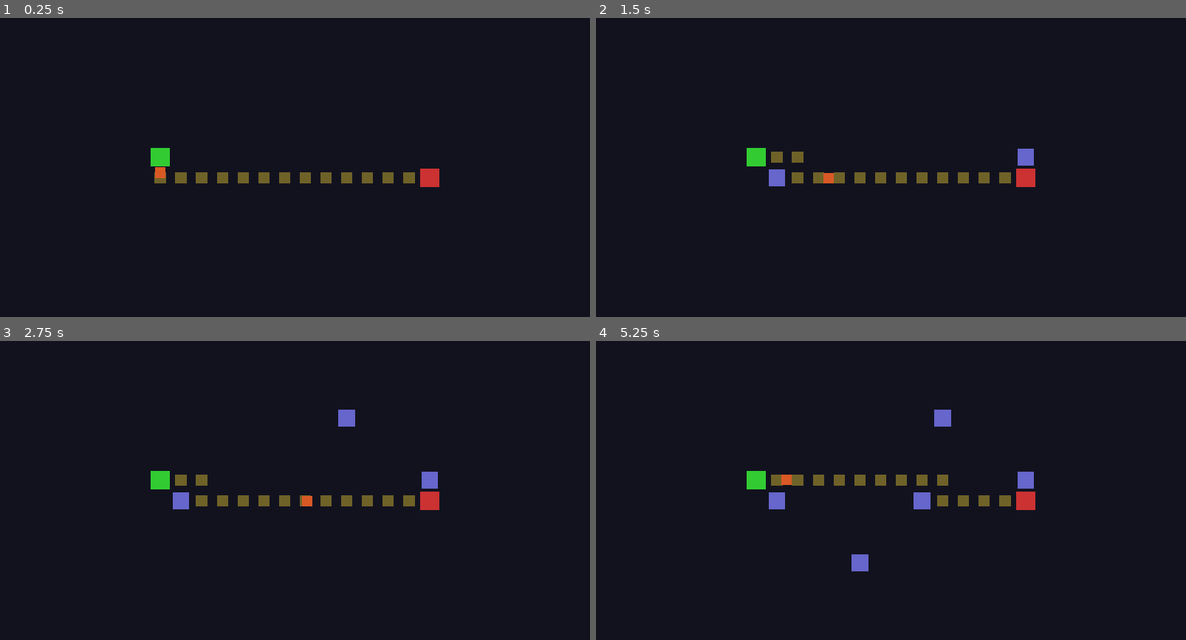
Above: before the commit, frames 1-4 (two rows, left to right).
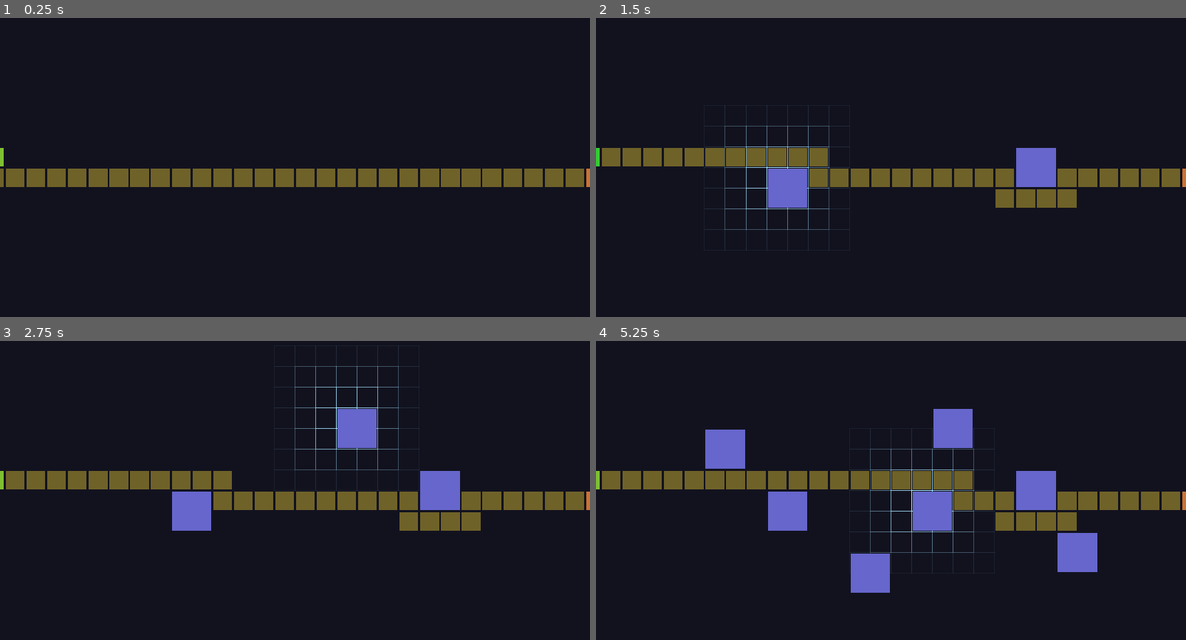
Above: after the commit, the same moments.

Repository: TimGoergen/critter-quitters
Game: Godot game, scene res://Main.tscn
The game is run twice, just before and just after one commit, with the same random seed, the same clock (stepped at 60 frames per second) and the same inputs.
Inputs (mouse positions are in pixels of both pictures, inside the frame that each line leads up to):
- Up to frame 1 (0.25 s): no input
- Up to frame 2 (1.5 s): tap Enter at 0.5 s; move the mouse to (1020, 149) at 0.52 s; click (1020, 149) at 0.67 s; move the mouse to (773, 185) at 1.27 s; click (773, 185) at 1.42 s
- Up to frame 3 (2.75 s): move the mouse to (354, 418) at 2.02 s; click (354, 418) at 2.17 s
- Up to frame 4 (5.25 s): tap Space at 2.75, 5 s; move the mouse to (861, 556) at 2.77 s; click (861, 556) at 2.92 s; move the mouse to (1068, 541) at 3.52 s; click (1068, 541) at 3.67 s; tap Enter at 4.25 s; move the mouse to (714, 439) at 4.27 s; click (714, 439) at 4.42 s; move the mouse to (920, 490) at 5.02 s; click (920, 490) at 5.17 s

The runs differ from the first frame. In frame 1, 4.9% of the frame differs, in the area x 0-100%, y 43-57%; in frame 2, 7.4%; in frame 3, 8.2%; in frame 4, 11%, in the area x 0-100%, y 22-85%.

Commit message:
GDD v0.11 — sync to Phase 1 prototype implementation
Grid size updated to 30×30, trap footprint updated to 2×2, cursor
glow behaviour updated to radial always-on. GDD updated to match.

Co-Authored-By: Claude Sonnet 4.6 <noreply@anthropic.com>

Diff:
--- a/game/arena/Arena.gd
+++ b/game/arena/Arena.gd
@@ -33,6 +33,10 @@
 const COLOR_EXIT      := Color(0.80, 0.20, 0.20, 1.0)   # red
 const COLOR_TRAP      := Color(0.40, 0.40, 0.80, 1.0)   # blue-grey box
 const COLOR_PATH      := Color(0.80, 0.70, 0.20, 0.5)   # yellow, semi-transparent
+const COLOR_GRID_GLOW := Color(0.65, 0.90, 1.0)         # cool blue-white for cursor glow
+
+## How many cells outward from the cursor the grid glow extends.
+const GRID_GLOW_RADIUS: int = 3
 
 
 # ---------------------------------------------------------------------------
@@ -50,9 +54,12 @@
 # Private state
 # ---------------------------------------------------------------------------
 
-# Keeps track of which MeshInstance3D represents each placed trap so we
-# can remove the visual when the trap is sold or destroyed by an obstacle.
-var _trap_nodes: Dictionary = {}          # Vector2i -> MeshInstance3D
+# Maps the anchor cell (top-left of the 2x2 footprint) to its visual node.
+var _trap_nodes: Dictionary = {}          # anchor Vector2i -> MeshInstance3D
+
+# Maps every cell in a trap's 2x2 footprint back to that trap's anchor cell.
+# Used to find and remove the whole trap when the player clicks any of its cells.
+var _trap_anchors: Dictionary = {}        # Vector2i -> anchor Vector2i
 
 # Path marker nodes spawned each time the path updates. Cleared and
 # rebuilt on every path_updated signal.
@@ -61,6 +68,10 @@
 # All enemy nodes currently active on the arena.
 # Each enemy is forwarded path updates so it can reroute in real time.
 var _active_enemies: Array[Node3D] = []
+
+# Grid highlight — a single ImmediateMesh rebuilt each time the hover cell changes.
+var _grid_highlight: MeshInstance3D = null
+var _hover_cell: Vector2i = Vector2i(-1, -1)
 
 
 # ---------------------------------------------------------------------------
@@ -71,8 +82,8 @@
 	# Phase 1: entrance and exit are hardcoded for the prototype.
 	# In the full game, Arena receives these from the run manager after
 	# randomly selecting an arena from the pool.
-	var entrance := Vector2i(0, 6)    # left wall, row 6
-	var exit     := Vector2i(13, 7)   # right wall, row 7
+	var entrance := Vector2i(0, 14)    # left wall, row 14
+	var exit     := Vector2i(29, 15)  # right wall, row 15
 
 	_grid.setup_run(entrance, exit)
 	GameState.start_run(entrance, exit)
@@ -83,8 +94,9 @@
 	_spawn_flat_marker(entrance, COLOR_ENTRANCE)
 	_spawn_flat_marker(exit, COLOR_EXIT)
 
+	_setup_grid_highlight()
+
 	# Trigger the first path calculation now that entrance and exit are set.
-	# _on_path_updated will fire as a result, which spawns the first enemy.
 	_pathfinder.recalculate()
 
 
@@ -93,6 +105,13 @@
 # ---------------------------------------------------------------------------
 
 func _input(event: InputEvent) -> void:
+	if event is InputEventMouseMotion:
+		var cell := _screen_to_grid(event.position)
+		if cell != _hover_cell:
+			_hover_cell = cell
+			_update_grid_highlight()
+		return
+
 	if not event is InputEventMouseButton or not event.pressed:
 		return
 
@@ -111,29 +130,38 @@
 # Placement logic
 # ---------------------------------------------------------------------------
 
-func _try_place_trap(cell: Vector2i) -> void:
-	if not _grid.is_buildable(cell):
-		return
-
-	if not _pathfinder.can_place_at(cell):
-		# This placement would block every path from entrance to exit.
-		# Silently reject for now — Phase 5 adds player-facing feedback.
-		print("Placement rejected: would block all paths at ", cell)
-		return
-
-	_grid.place_trap(cell)
-	_spawn_trap_visual(cell)
+func _try_place_trap(anchor: Vector2i) -> void:
+	var cells := _get_trap_cells(anchor)
+	if cells.is_empty():
+		return
+
+	for cell in cells:
+		if not _grid.is_buildable(cell):
+			return
+
+	if not _pathfinder.can_place_at(cells):
+		print("Placement rejected: would block all paths at ", anchor)
+		return
+
+	for cell in cells:
+		_grid.place_trap(cell)
+		_trap_anchors[cell] = anchor
+
+	_spawn_trap_visual(anchor)
 
 
 func _try_remove_trap(cell: Vector2i) -> void:
-	if _grid.get_cell(cell) != Grid.CellState.TRAP:
-		return
-
-	_grid.remove_trap(cell)
-
-	if _trap_nodes.has(cell):
-		_trap_nodes[cell].queue_free()
-		_trap_nodes.erase(cell)
+	if not _trap_anchors.has(cell):
+		return
+
+	var anchor: Vector2i = _trap_anchors[cell]
+	for c in _get_trap_cells(anchor):
+		_grid.remove_trap(c)
+		_trap_anchors.erase(c)
+
+	if _trap_nodes.has(anchor):
+		_trap_nodes[anchor].queue_free()
+		_trap_nodes.erase(anchor)
 
 
 # ---------------------------------------------------------------------------
@@ -156,10 +184,6 @@
 	for enemy in _active_enemies:
 		enemy.update_path(new_path)
 
-	# Phase 1: spawn one enemy if none are active, to keep the arena populated.
-	if _active_enemies.is_empty() and not new_path.is_empty():
-		_spawn_enemy(new_path)
-
 
 # ---------------------------------------------------------------------------
 # Coordinate conversion
@@ -219,10 +243,65 @@
 	_active_enemies.erase(enemy)
 	# enemy.queue_free() is called inside Enemy.gd — no double-free needed.
 
-	# Phase 1: immediately respawn so the arena stays active for testing.
-	var current_path := _pathfinder.get_current_path()
-	if not current_path.is_empty():
-		_spawn_enemy(current_path)
+
+# ---------------------------------------------------------------------------
+# Grid highlight
+# ---------------------------------------------------------------------------
+
+## Creates the MeshInstance3D used for the cursor grid glow.
+## The material uses vertex colours so each line segment can have its own alpha.
+func _setup_grid_highlight() -> void:
+	_grid_highlight = MeshInstance3D.new()
+	var mat := StandardMaterial3D.new()
+	mat.shading_mode              = BaseMaterial3D.SHADING_MODE_UNSHADED
+	mat.transparency              = BaseMaterial3D.TRANSPARENCY_ALPHA
+	mat.vertex_color_use_as_albedo = true
+	_grid_highlight.material_override = mat
+	add_child(_grid_highlight)
+
+
+## Rebuilds the grid glow mesh around the current hover cell.
+## Each cell within GRID_GLOW_RADIUS has its four edges drawn as line segments.
+## Alpha falls off quadratically so cells further away appear dimmer.
+func _update_grid_highlight() -> void:
+	if not _grid.is_in_bounds(_hover_cell):
+		_grid_highlight.mesh = null
+		return
+
+	var im  := ImmediateMesh.new()
+	var hs  := Grid.CELL_SIZE * 0.5
+	var y   := 0.08   # sit above path markers and floor markers
+
+	im.surface_begin(Mesh.PRIMITIVE_LINES)
+
+	for dr in range(-GRID_GLOW_RADIUS, GRID_GLOW_RADIUS + 1):
+		for dc in range(-GRID_GLOW_RADIUS, GRID_GLOW_RADIUS + 1):
+			var cell := Vector2i(_hover_cell.x + dc, _hover_cell.y + dr)
+			if not _grid.is_in_bounds(cell):
+				continue
+
+			var dist  := maxi(absi(dc), absi(dr))
+			var t     := float(dist) / float(GRID_GLOW_RADIUS + 1)
+			var alpha := pow(1.0 - t, 2.0)
+			var color := Color(COLOR_GRID_GLOW.r, COLOR_GRID_GLOW.g, COLOR_GRID_GLOW.b, alpha)
+
+			var c  := _cell_to_world(cell)
+			var tl := Vector3(c.x - hs, y, c.z - hs)
+			var tr := Vector3(c.x + hs, y, c.z - hs)
+			var bl := Vector3(c.x - hs, y, c.z + hs)
+			var br := Vector3(c.x + hs, y, c.z + hs)
+
+			im.surface_set_color(color); im.surface_add_vertex(tl)
+			im.surface_set_color(color); im.surface_add_vertex(tr)
+			im.surface_set_color(color); im.surface_add_vertex(tr)
+			im.surface_set_color(color); im.surface_add_vertex(br)
+			im.surface_set_color(color); im.surface_add_vertex(br)
+			im.surface_set_color(color); im.surface_add_vertex(bl)
+			im.surface_set_color(color); im.surface_add_vertex(bl)
+			im.surface_set_color(color); im.surface_add_vertex(tl)
+
+	im.surface_end()
+	_grid_highlight.mesh = im
 
 
 # ---------------------------------------------------------------------------
@@ -239,22 +318,37 @@
 	add_child(marker)
 
 
-## Spawns a raised box to represent a placed trap.
-func _spawn_trap_visual(cell: Vector2i) -> void:
+## Spawns a raised box centred on the 2x2 footprint of the trap.
+func _spawn_trap_visual(anchor: Vector2i) -> void:
 	var trap_visual := _make_box_mesh_instance(
-		Vector3(Grid.CELL_SIZE * 0.8, Grid.CELL_SIZE * 0.5, Grid.CELL_SIZE * 0.8),
+		Vector3(Grid.CELL_SIZE * 1.9, Grid.CELL_SIZE * 0.5, Grid.CELL_SIZE * 1.9),
 		COLOR_TRAP
 	)
-	# Raise the box so its base sits on y = 0 rather than centring on it.
-	trap_visual.position = _cell_to_world(cell) + Vector3(0.0, 0.25, 0.0)
+	# Centre of the 2x2 footprint sits half a cell right and down from the
+	# anchor cell centre. Raise by half the box height so it sits on y = 0.
+	var center := _cell_to_world(anchor) + Vector3(Grid.CELL_SIZE * 0.5, 0.0, Grid.CELL_SIZE * 0.5)
+	trap_visual.position = center + Vector3(0.0, Grid.CELL_SIZE * 0.25, 0.0)
 	_trap_container.add_child(trap_visual)
-	_trap_nodes[cell] = trap_visual
-
-
-## Spawns a thin flat square to indicate one cell on the current path.
+	_trap_nodes[anchor] = trap_visual
+
+
+## Returns the four cells of a 2x2 trap footprint given its top-left anchor.
+## Returns an empty array if any cell in the footprint is out of bounds.
+func _get_trap_cells(anchor: Vector2i) -> Array[Vector2i]:
+	var cells: Array[Vector2i] = []
+	for dr in range(2):
+		for dc in range(2):
+			var c := Vector2i(anchor.x + dc, anchor.y + dr)
+			if not _grid.is_in_bounds(c):
+				return []
+			cells.append(c)
+	return cells
+
+
+## Spawns a flat square to indicate one cell on the current path.
 func _spawn_path_marker(cell: Vector2i) -> void:
 	var path_marker := _make_box_mesh_instance(
-		Vector3(Grid.CELL_SIZE * 0.55, 0.02, Grid.CELL_SIZE * 0.55),
+		Vector3(Grid.CELL_SIZE * 0.9, 0.05, Grid.CELL_SIZE * 0.9),
 		COLOR_PATH
 	)
 	path_marker.position = _cell_to_world(cell)
--- a/game/arena/Grid.gd
+++ b/game/arena/Grid.gd
@@ -20,7 +20,7 @@
 
 ## The number of cells along each side of the square grid.
 ## Subject to change via playtesting — adjust here and everything scales.
-const GRID_SIZE: int = 14
+const GRID_SIZE: int = 30
 
 ## World-space size of one grid cell in metres.
 ## Changing this scales the entire arena uniformly.
--- a/game/arena/Pathfinder.gd
+++ b/game/arena/Pathfinder.gd
@@ -73,17 +73,16 @@
 	return _current_path.duplicate()
 
 
-## Returns true if placing a blocker at cell would leave at least one
-## valid path from entrance to exit.
+## Returns true if blocking all cells in the given array would leave at least
+## one valid path from entrance to exit.
 ##
 ## Call this before committing any trap or obstacle placement.
 ## Does not modify the grid — the check is purely hypothetical.
-func can_place_at(cell: Vector2i) -> bool:
-	var blockers: Array[Vector2i] = [cell]
+func can_place_at(cells: Array[Vector2i]) -> bool:
 	var path := _find_path(
 		GameState.entrance_cell,
 		GameState.exit_cell,
-		blockers
+		cells
 	)
 	return not path.is_empty()
 
--- a/game/enemies/Enemy.gd
+++ b/game/enemies/Enemy.gd
@@ -230,9 +230,9 @@
 
 	var box_mesh  := BoxMesh.new()
 	box_mesh.size  = Vector3(
-		Grid.CELL_SIZE * 0.5,
-		Grid.CELL_SIZE * 0.5,
-		Grid.CELL_SIZE * 0.5
+		Grid.CELL_SIZE * 1.8,
+		Grid.CELL_SIZE * 1.8,
+		Grid.CELL_SIZE * 1.8
 	)
 	mesh_instance.mesh = box_mesh
 
Not shown, changed: docs/critter_quitters_gdd_v09.md
